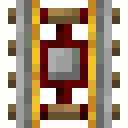
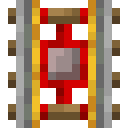
Comparing the layer stacks of the two 128 × 128 images. Changes:
added layer "holding on" above "holding" over [40, 40, 88, 88]
hid "holding" over [40, 40, 88, 88]
added layer "power line on" above "power line" over [56, 24, 72, 104]
hid "power line", painted on it over [40, 8, 88, 120]
added layer "power sides on" above "power sides" over [40, 8, 88, 120]
